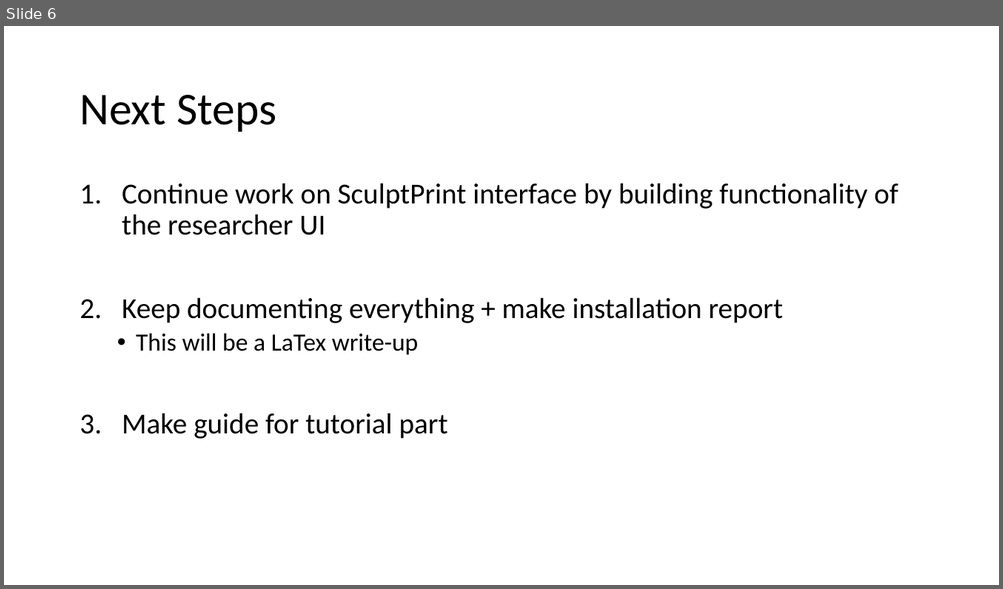
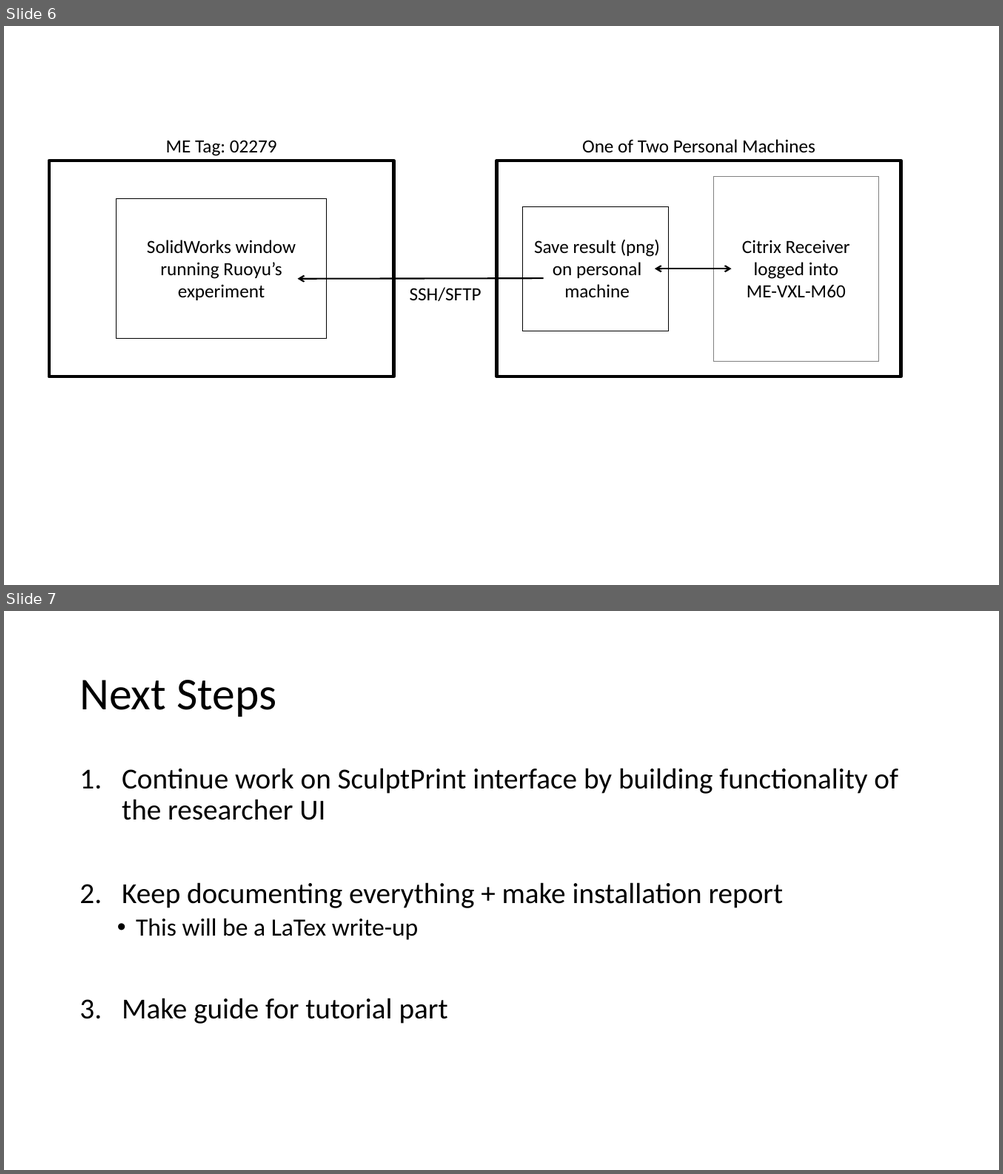
Before and after one commit to amarellapudi/Solidworks-DFM-PlugIn, a slide deck: Weekly Updates/Week7.pptx. Shown one above the other, each under a label of ours: slide 6 before the commit, slides 6 and 7 after it. The pictures are 1003x589 and 1003x1174 pixels, drawn with LibreOffice and Linux fonts; fonts in the diff are those of the drawing. Boxes give left, top, right and bottom in pixels: in the first picture for what was removed or moved away, otherwise in the second. Text is boxed around its words. In the diff, an @@ line names an element or a change of style, - is before the commit and + after.

```diff
--- a/Weekly Updates/Week7.pptx
+++ b/Weekly Updates/Week7.pptx
@@ slide 6 added at bbox=[4, 26, 999, 585], background #FFFFFF @@
@@ text added at bbox=[166, 140, 277, 156], 18 pt, text #000000 @@
+ME Tag: 02279
@@ text added at bbox=[582, 139, 815, 153], 18 pt, text #000000 @@
+One of Two Personal Machines
@@ rectangle added at bbox=[48, 160, 393, 377], fill #FFFFFF at 50% opacity, outline #000000 3 pt @@
@@ rectangle added at bbox=[496, 160, 901, 377], fill #FFFFFF at 50% opacity, outline #000000 3 pt @@
@@ rectangle added at bbox=[714, 176, 879, 361], fill #FFFFFF at 50% opacity, outline #000000 0.75 pt @@
@@ rectangle added at bbox=[116, 199, 327, 339], fill #FFFFFF at 50% opacity, outline #000000 0.75 pt @@
@@ rectangle added at bbox=[523, 207, 668, 330], fill #FFFFFF at 50% opacity, outline #000000 0.75 pt @@
@@ text added at bbox=[147, 240, 296, 301], 18 pt, text #000000 @@
+SolidWorks window running Ruoyu’s experiment
@@ text added at bbox=[534, 239, 660, 298], 18 pt, text #000000 @@
+Save result (png) on personal machine
@@ text added at bbox=[742, 240, 850, 298], 18 pt, text #000000 @@
+Citrix Receiver logged into ME-VXL-M60
@@ double arrow added from (731, 269) to (654, 269), #000000 1.5 pt @@
@@ arrow added from (543, 278) to (297, 279), #000000 1.5 pt @@
@@ text added at bbox=[410, 287, 481, 301], 18 pt, text #000000 @@
+SSH/SFTP
@@ what was slide 6 is now slide 7 @@
```
Also in this commit, not shown: 11 other files.
